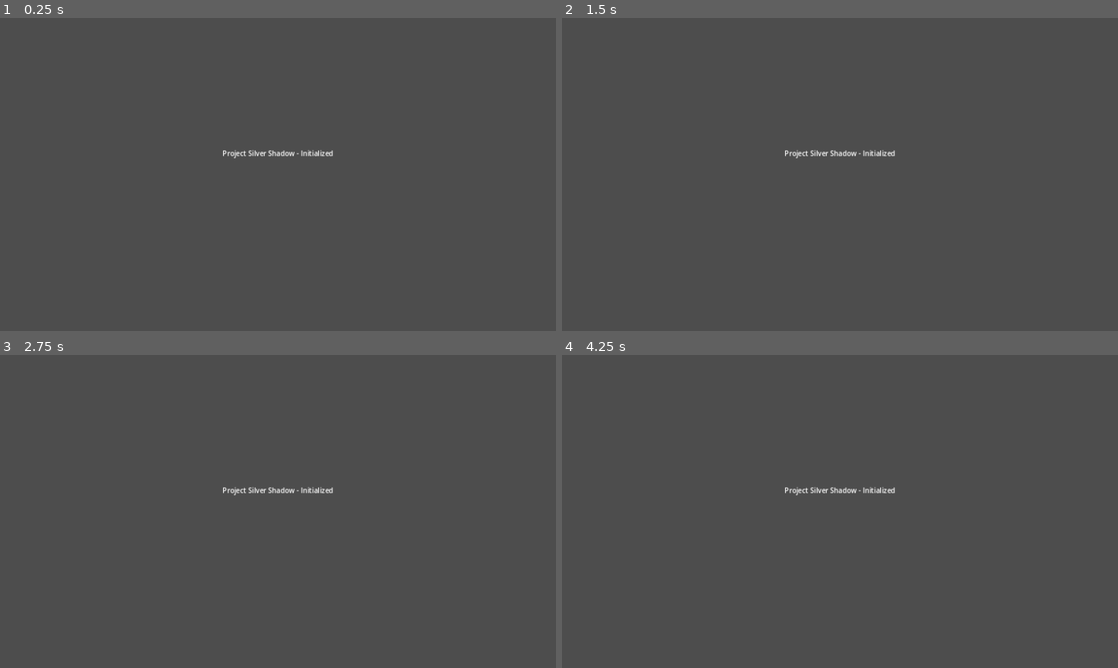
Above: before the commit, frames 1-4 (two rows, left to right).
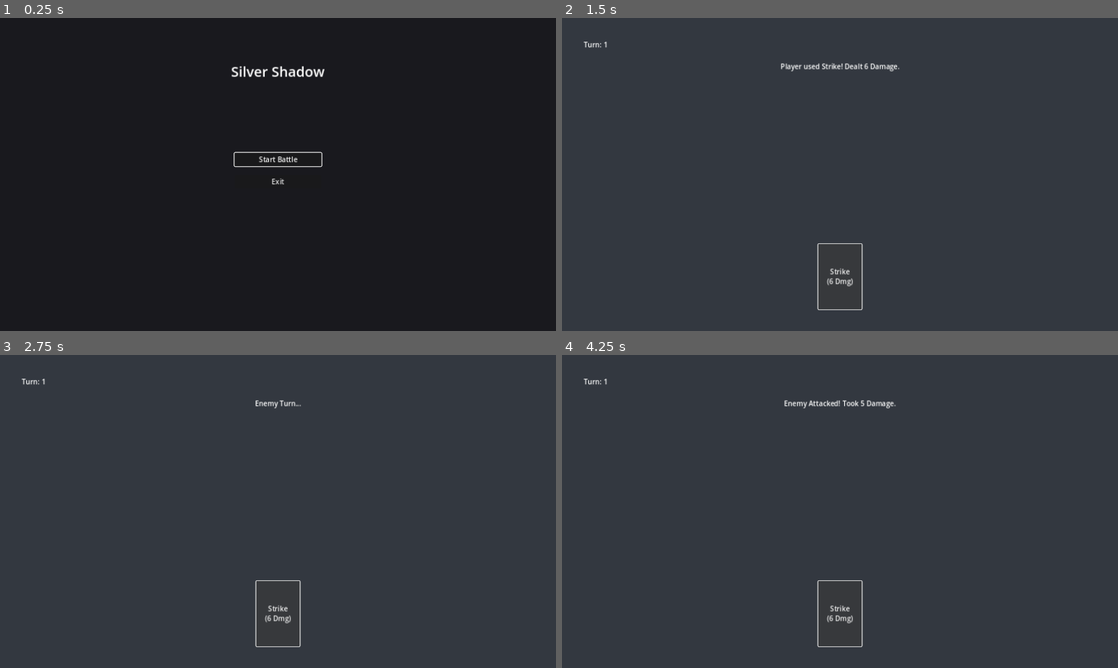
Above: after the commit, the same moments.

Repository: ihwooMil/silver-shadow-tactical
Game: Godot game, scene res://scenes/Main.tscn
Same seed, same stepped clock (60 frames per second), same inputs: the game is played once before the commit and once after it.
Inputs (mouse positions are in pixels of both pictures, inside the frame that each line leads up to):
- Up to frame 1 (0.25 s): no input
- Up to frame 2 (1.5 s): click (840, 158) at 0.5 s, where only the run after the commit has a clickable "Start Battle"; click (840, 277) at 1.25 s, where only the run after the commit has a clickable "Strike (6 Dmg)"
- Up to frame 3 (2.75 s): click (278, 614) at 2 s, where only the run after the commit has a clickable "Strike (6 Dmg)"
- Up to frame 4 (4.25 s): click (840, 614) at 2.75 s, where only the run after the commit has a clickable "Strike (6 Dmg)"; tap Enter at 3.5 s

The runs differ from the first frame. In frame 1, 100% of the frame differs, in the area x 0-100%, y 0-100%; in frame 2, 98%; in frame 3, 98%; in frame 4, 98%.

Commit message:
Feat: Add MainMenu and Basic Battle Scene

Diff:
--- /dev/null
+++ b/scenes/Battle.tscn
@@ -0,0 +1,54 @@
+[gd_scene load_steps=2 format=3 uid="uid://c9e9e9e9e9e9"]
+
+[ext_resource type="Script" path="res://scripts/BattleEngine.gd" id="1_battle"]
+
+[node name="Battle" type="Node2D"]
+script = ExtResource("1_battle")
+
+[node name="Background" type="ColorRect" parent="."]
+offset_right = 1280.0
+offset_bottom = 720.0
+color = Color(0.2, 0.22, 0.25, 1)
+
+[node name="CanvasLayer" type="CanvasLayer" parent="."]
+
+[node name="TurnLabel" type="Label" parent="CanvasLayer"]
+offset_left = 50.0
+offset_top = 50.0
+offset_right = 200.0
+offset_bottom = 80.0
+text = "Turn: 1"
+
+[node name="LogLabel" type="Label" parent="CanvasLayer"]
+anchors_preset = 5
+anchor_left = 0.5
+anchor_right = 0.5
+offset_left = -200.0
+offset_top = 100.0
+offset_right = 200.0
+offset_bottom = 130.0
+grow_horizontal = 2
+text = "Battle Log..."
+horizontal_alignment = 1
+
+[node name="HandContainer" type="HBoxContainer" parent="CanvasLayer"]
+anchors_preset = 7
+anchor_left = 0.5
+anchor_top = 1.0
+anchor_right = 0.5
+anchor_bottom = 1.0
+offset_left = -200.0
+offset_top = -150.0
+offset_right = 200.0
+offset_bottom = -50.0
+grow_horizontal = 2
+grow_vertical = 0
+alignment = 1
+
+[node name="Card" type="Button" parent="CanvasLayer/HandContainer"]
+custom_minimum_size = Vector2(100, 150)
+layout_mode = 2
+text = "Strike
+(6 Dmg)"
+
+[connection signal="pressed" from="CanvasLayer/HandContainer/Card" to="." method="_on_attack_button_pressed"]
--- a/scenes/Main.tscn
+++ b/scenes/Main.tscn
@@ -1,11 +1,60 @@
-[gd_scene format=3 uid="uid://b8d8d8d8d8d8"]
+[gd_scene load_steps=2 format=3 uid="uid://b8d8d8d8d8d8"]
 
-[node name="Main" type="Node2D"]
+[ext_resource type="Script" path="res://scripts/MainMenu.gd" id="1_root"]
+
+[node name="MainMenu" type="Control"]
+layout_mode = 3
+anchors_preset = 15
+anchor_right = 1.0
+anchor_bottom = 1.0
+grow_horizontal = 2
+grow_vertical = 2
+script = ExtResource("1_root")
+
+[node name="ColorRect" type="ColorRect" parent="."]
+layout_mode = 1
+anchors_preset = 15
+anchor_right = 1.0
+anchor_bottom = 1.0
+grow_horizontal = 2
+grow_vertical = 2
+color = Color(0.1, 0.1, 0.12, 1)
 
 [node name="Label" type="Label" parent="."]
-offset_left = 512.0
-offset_top = 300.0
-offset_right = 768.0
-offset_bottom = 326.0
-text = "Project Silver Shadow - Initialized"
+layout_mode = 1
+anchors_preset = 5
+anchor_left = 0.5
+anchor_right = 0.5
+offset_left = -150.0
+offset_top = 100.0
+offset_right = 150.0
+offset_bottom = 150.0
+grow_horizontal = 2
+theme_override_font_sizes/font_size = 32
+text = "Silver Shadow"
 horizontal_alignment = 1
+
+[node name="VBoxContainer" type="VBoxContainer" parent="."]
+layout_mode = 1
+anchors_preset = 8
+anchor_left = 0.5
+anchor_top = 0.5
+anchor_right = 0.5
+anchor_bottom = 0.5
+offset_left = -100.0
+offset_top = -50.0
+offset_right = 100.0
+offset_bottom = 50.0
+grow_horizontal = 2
+grow_vertical = 2
+theme_override_constants/separation = 20
+
+[node name="StartButton" type="Button" parent="VBoxContainer"]
+layout_mode = 2
+text = "Start Battle"
+
+[node name="ExitButton" type="Button" parent="VBoxContainer"]
+layout_mode = 2
+text = "Exit"
+
+[connection signal="pressed" from="VBoxContainer/StartButton" to="." method="_on_start_button_pressed"]
--- /dev/null
+++ b/scripts/BattleEngine.gd
@@ -0,0 +1,24 @@
+extends Node2D
+
+var turn_count = 0
+
+func _ready():
+	print("Battle Started")
+	new_turn()
+
+func new_turn():
+	turn_count += 1
+	$CanvasLayer/TurnLabel.text = "Turn: %d" % turn_count
+	$CanvasLayer/LogLabel.text = "Player Turn Started..."
+
+func _on_attack_button_pressed():
+	$CanvasLayer/LogLabel.text = "Player used Strike! Dealt 6 Damage."
+	await get_tree().create_timer(1.0).timeout
+	enemy_turn()
+
+func enemy_turn():
+	$CanvasLayer/LogLabel.text = "Enemy Turn..."
+	await get_tree().create_timer(1.0).timeout
+	$CanvasLayer/LogLabel.text = "Enemy Attacked! Took 5 Damage."
+	await get_tree().create_timer(1.0).timeout
+	new_turn()
--- /dev/null
+++ b/scripts/MainMenu.gd
@@ -0,0 +1,7 @@
+extends Control
+
+func _ready():
+	$VBoxContainer/StartButton.grab_focus()
+
+func _on_start_button_pressed():
+	get_tree().change_scene_to_file("res://scenes/Battle.tscn")
